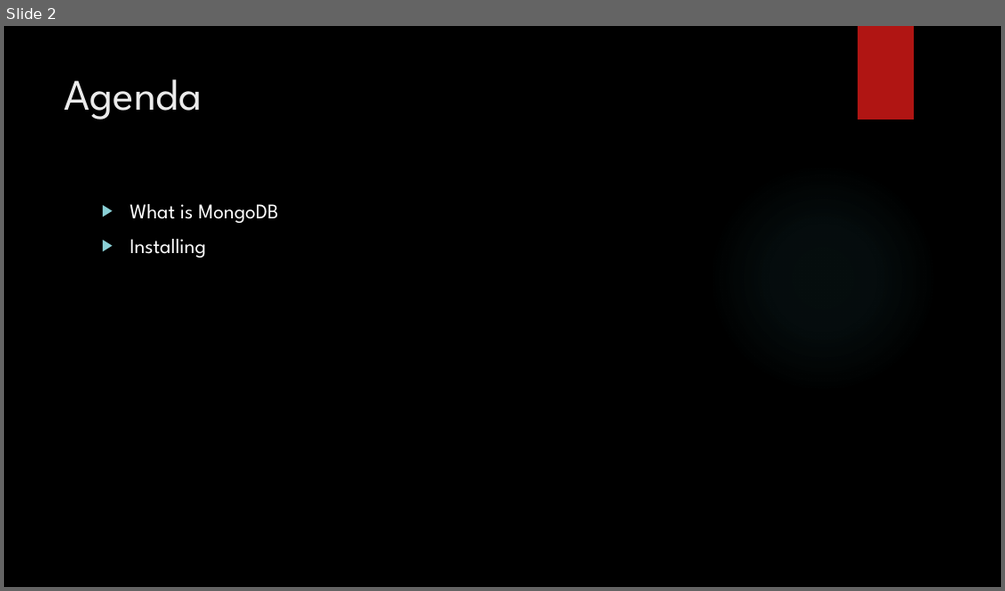
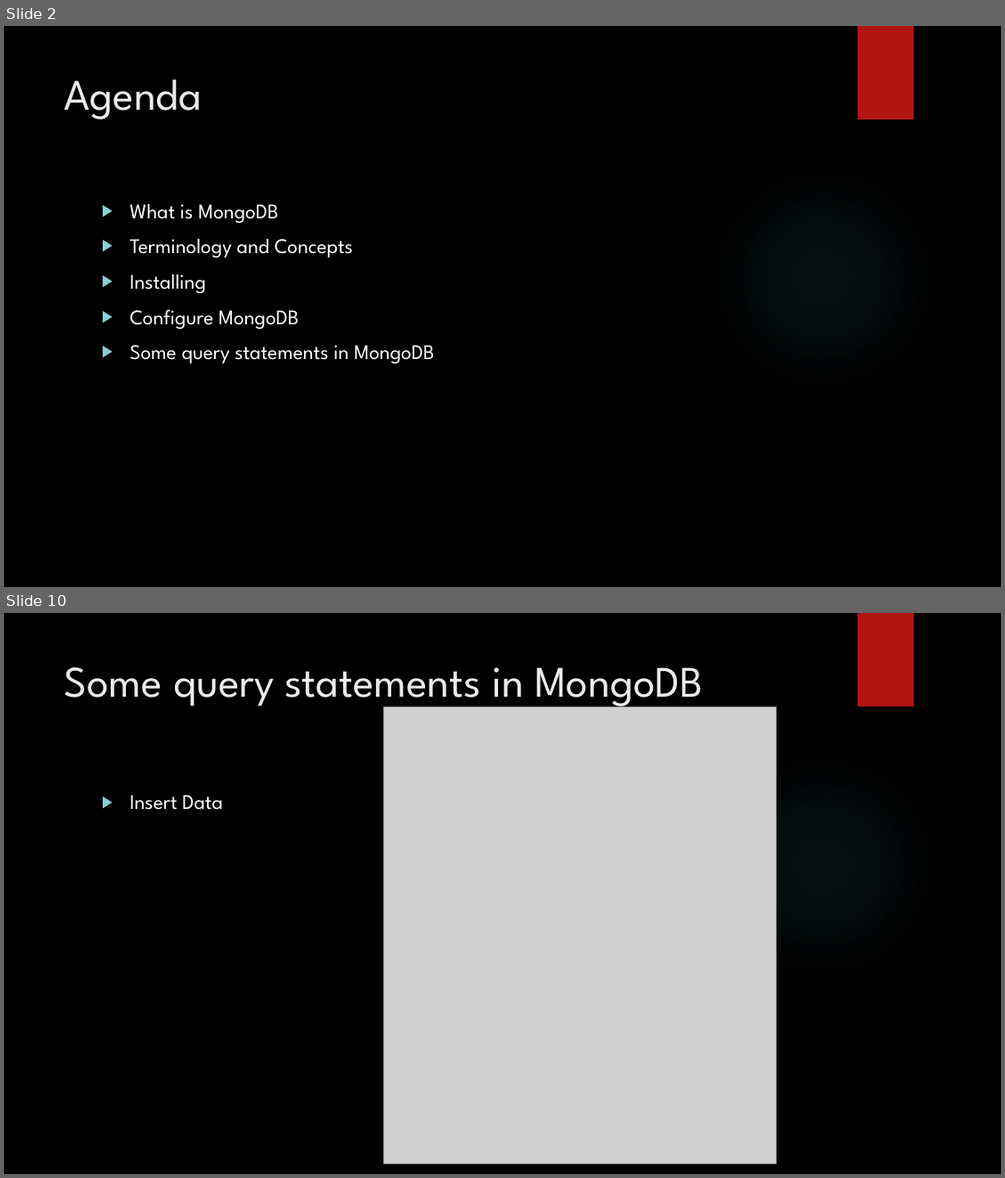
Before and after one commit to vansang1706/qt-project, a slide deck: MongoDB.pptx. Shown one above the other, each under a label of ours: slide 2 before the commit, slides 2 and 10 after it; the slides between them are not shown. The pictures are 1005x591 and 1005x1178 pixels, drawn with LibreOffice and Linux fonts; fonts in the diff are those of the drawing; grey boxes stand for pictures; background and template pictures are left out. Boxes give left, top, right and bottom in pixels: in the first picture for what was removed or moved away, otherwise in the second. Text is boxed around its words. In the diff, an @@ line names an element or a change of style, - is before the commit and + after.

```diff
--- a/MongoDB.pptx
+++ b/MongoDB.pptx
@@ slide 10 added at [4, 613, 1001, 1174], background picture (left out); not listed: 2 template elements that a slide beside it also shows @@
@@ title added at [65, 667, 703, 710], 42 pt, text #EBEBEB @@
+Some query statements in MongoDB
@@ picture added at [384, 706, 777, 1164] @@
@@ text added at [129, 795, 223, 810], 20 pt, text #FFFFFF @@
+▶ Insert Data
@@ slide 2 changed as well @@
@@ text at [129, 239, 353, 257]: paragraph added @@
+▶ Terminology and Concepts
@@ text at [129, 309, 434, 363]: paragraphs added @@
+▶ Configure MongoDB
+▶ Some query statements in MongoDB
```
Also in this commit, not shown: 1 other slide changed, 10 other slides added, 1 slide removed.
